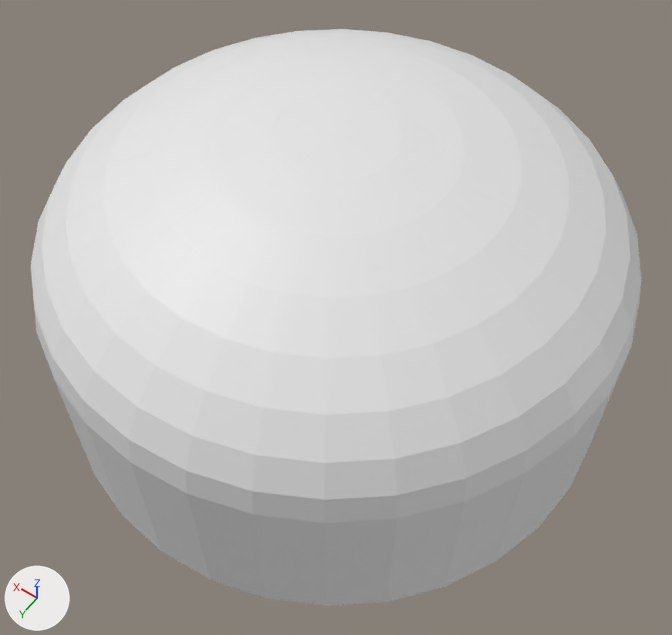
The COLLADA model knop.dae as it was, and as the next commit left it.
The view is the same before and after, from a 50 mm camera at (-0.123, 0.172, 0.262) aimed at (-0.009, 0.013, 0.013). Every picture has the same lights, and +X, +Y and +Z are marked at lower left. Where no turn or scale is listed for an object, it has been applied to the vertices.
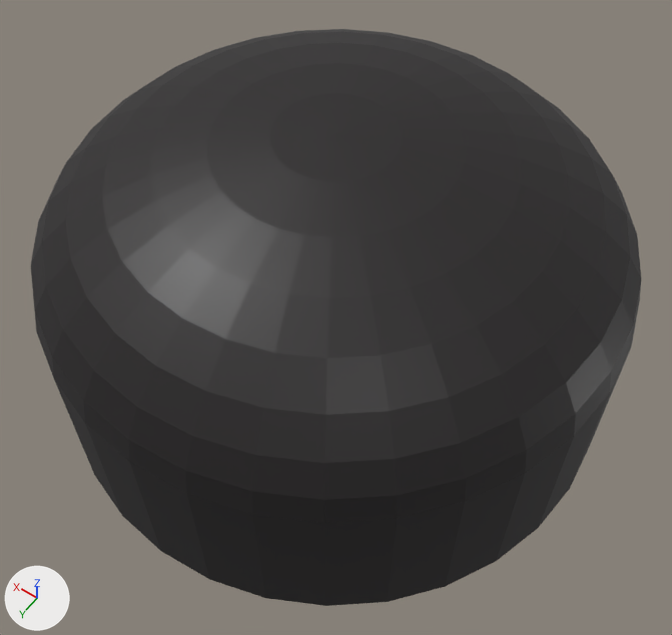
Location of each change, [x1, y1, x2, y2] in pixels of the pictures (672 x 635 px):
'Sphere', recoloured (white to black)
    both: [31, 29, 641, 523]
'Cylinder', recoloured (grey to black)
    both: [55, 353, 629, 606]

What changed in the scene script:
```text
Add mat_material_001:
    mat_material_001 = principled_material('Material_001')
    mat_material_001.base_color = (0.0151, 0.0126, 0.0133)  # black #211d1e
    mat_material_001.roughness = 0.44
Change me_cylinder:
    where me_cylinder.from_pydata(...)  # 64 vertices, 124 faces; spans x -0.1..0.1, y -0.1..0.1, z -0.03..0.03
    add me_cylinder.materials.append(mat_material_001)  # black #211d1e
Change me_sphere:
    where me_sphere.from_pydata(...)  # 482 vertices, 960 faces; spans x -0.1..0.1, y -0.1..0.1, z -0.05..0.05
    add me_sphere.materials.append(mat_material_001)  # black #211d1e
```
